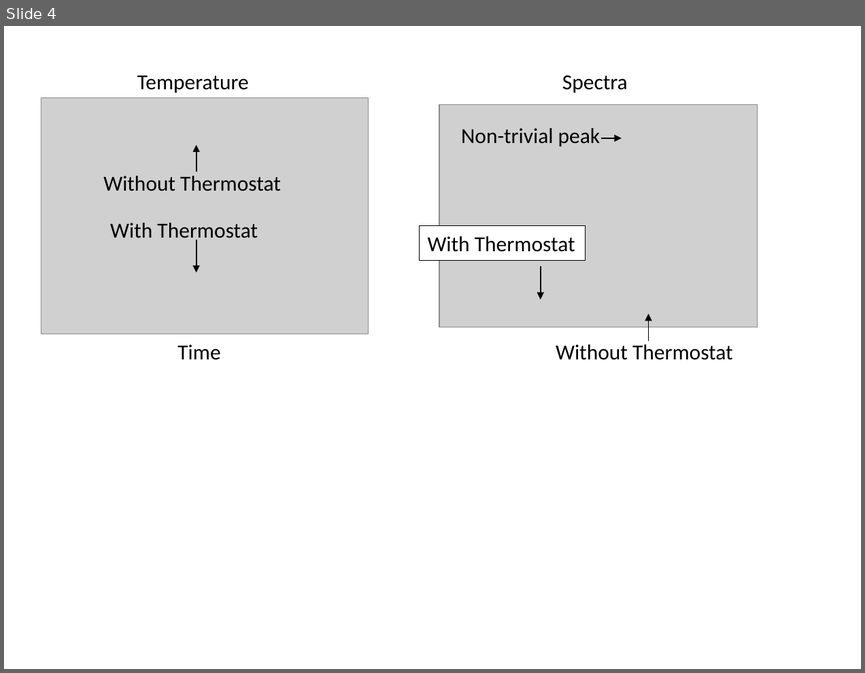
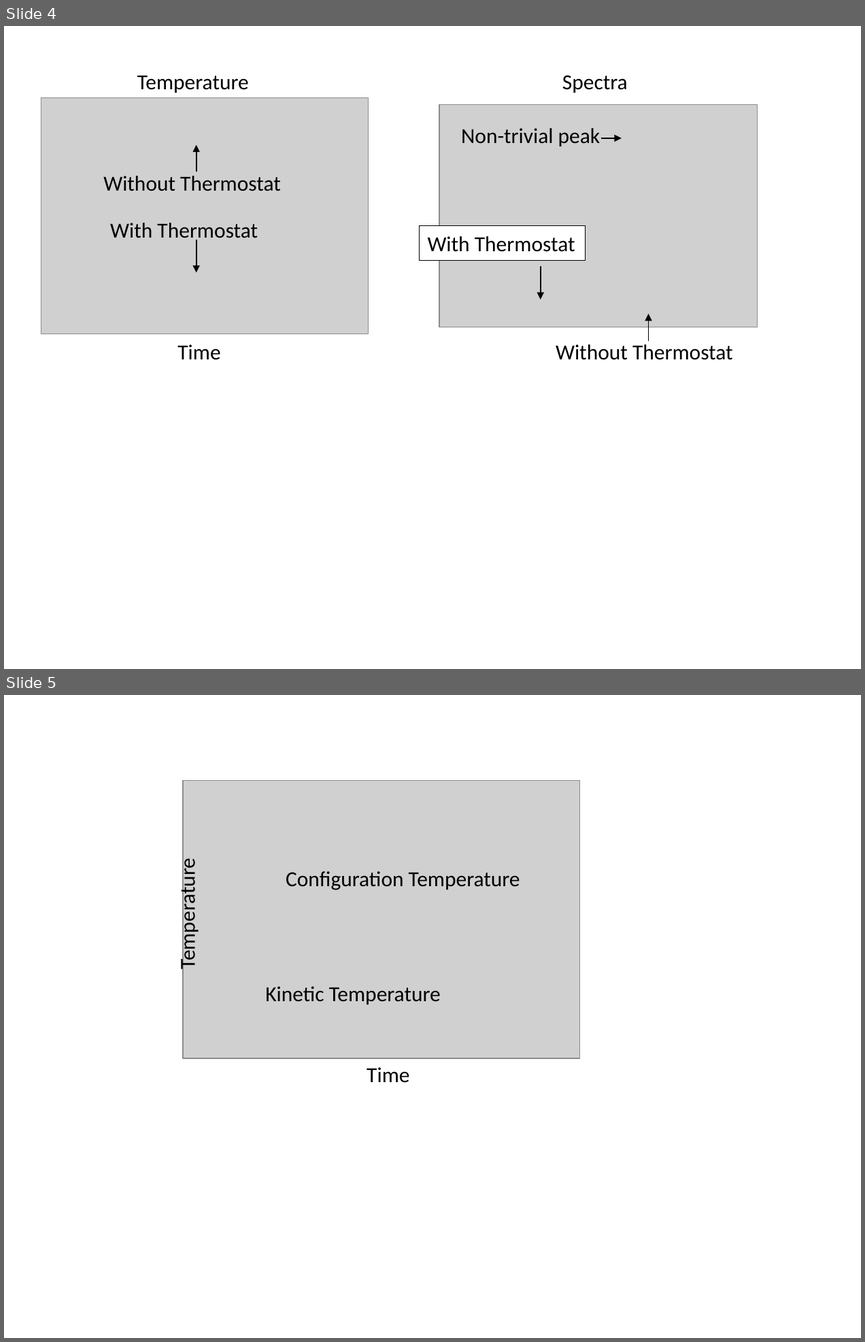
Before and after one commit to kaityo256/md2019, a slide deck: ergodic/fig.pptx. Shown one above the other, each under a label of ours: slide 4 before the commit, slides 4 and 5 after it. The pictures are 865x673 and 865x1342 pixels, drawn with LibreOffice and Linux fonts; fonts in the diff are those of the drawing; grey boxes stand for pictures. Boxes give left, top, right and bottom in pixels: in the first picture for what was removed or moved away, otherwise in the second. Text is boxed around its words. In the diff, an @@ line names an element or a change of style, - is before the commit and + after.

```diff
--- a/ergodic/fig.pptx
+++ b/ergodic/fig.pptx
@@ slide 5 added at [4, 695, 861, 1338], background #FFFFFF @@
@@ picture added at [183, 780, 580, 1057] @@
@@ text added at [175, 868, 201, 966], 18 pt, text #000000 @@
+Temperature
@@ text added at [286, 871, 520, 890], 18 pt, text #000000 @@
+Configuration Temperature
@@ text added at [265, 986, 441, 1004], 18 pt, text #000000 @@
+Kinetic Temperature
@@ text added at [366, 1067, 409, 1083], 18 pt, text #000000 @@
+Time
```
Also in this commit, not shown: 3 other files.
